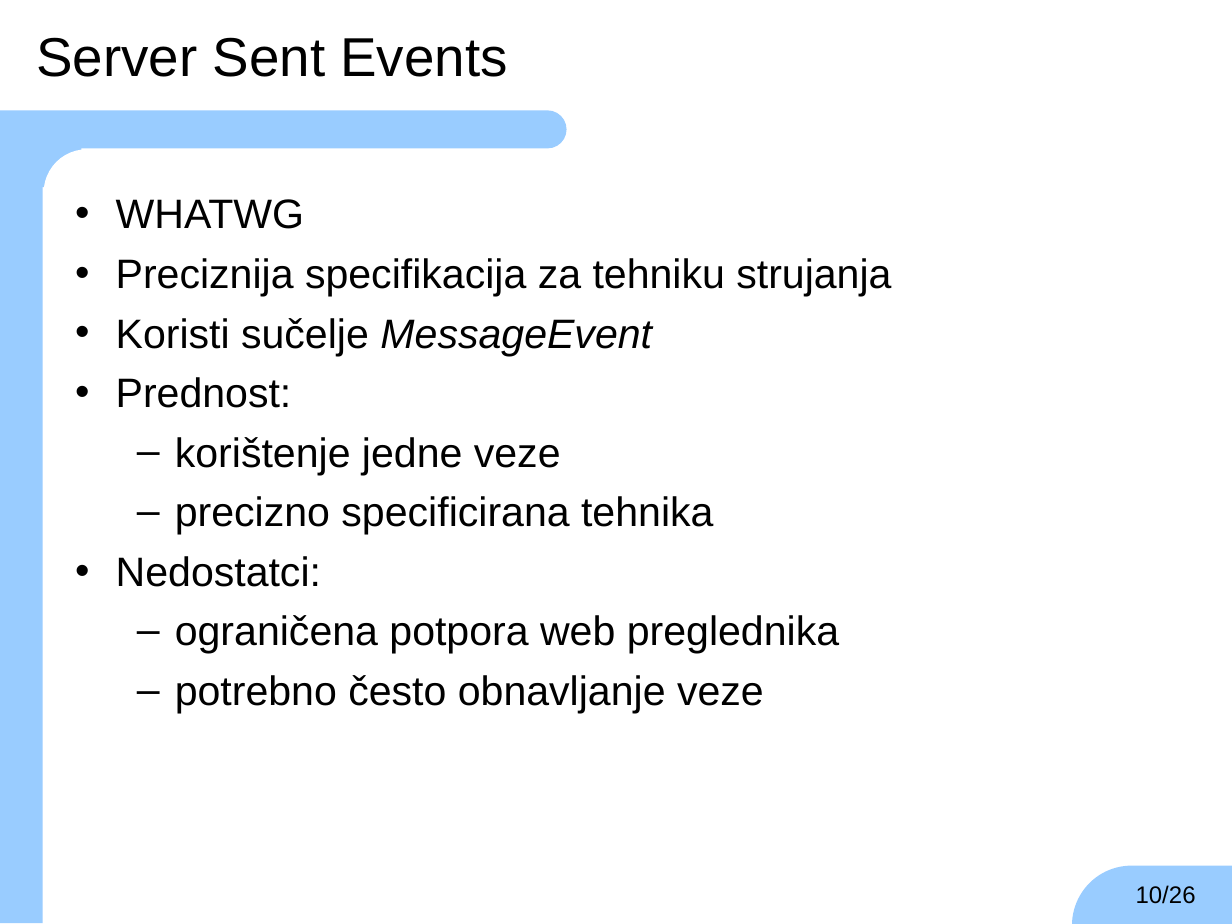
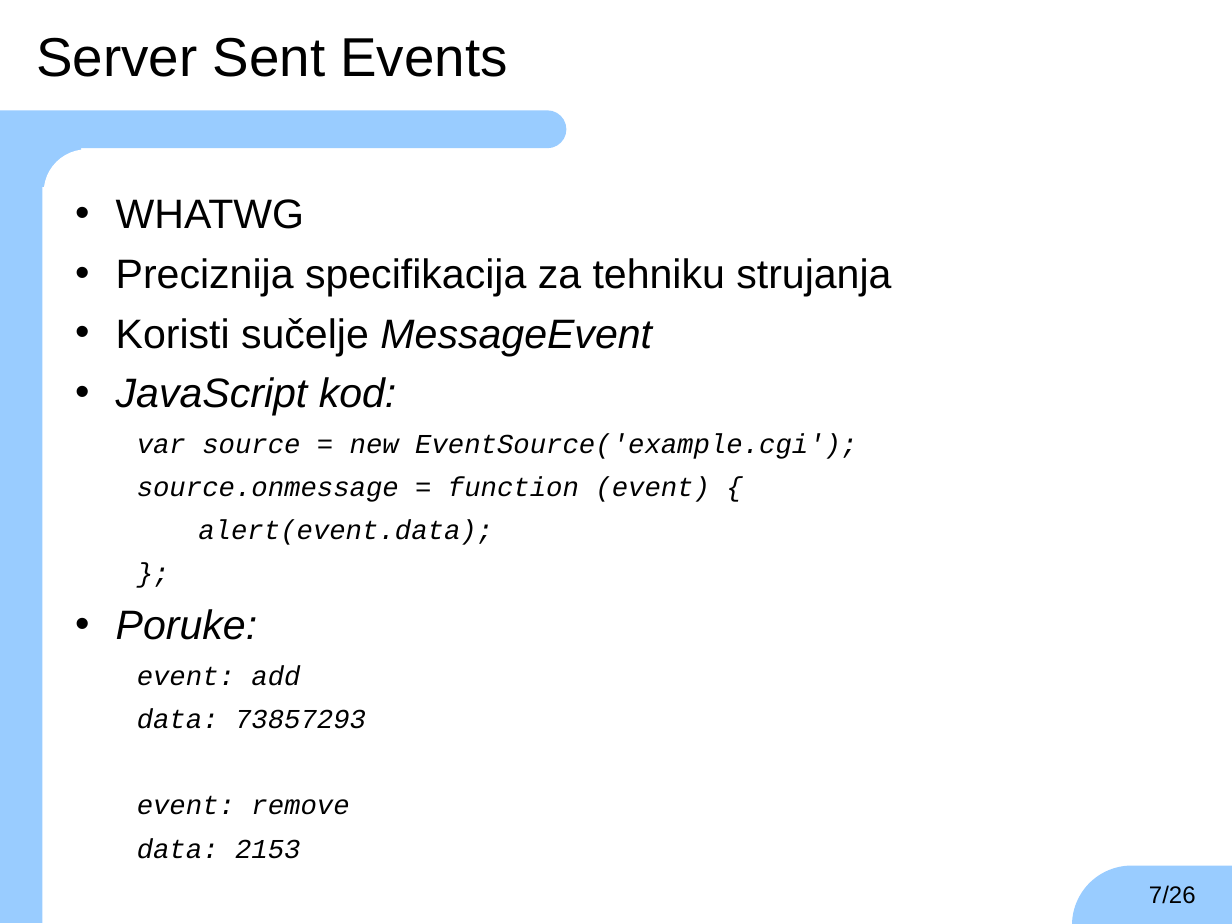
Before and after one commit to TheKarlo95/ZavrsniRad, a slide deck: slide 7 of zr-prezentacija-karlo-vrbic.ppt (slide 10 before the commit). Drawn at 1232x924 pixels with LibreOffice and Linux fonts; fonts in the diff are those of the drawing; background and template pictures are left out. Boxes give left, top, right and bottom in pixels: in the first picture for what was removed or moved away, otherwise in the second. Text is boxed around its words. In the diff, an @@ line names an element or a change of style, - is before the commit and + after.

```diff
--- a/zr-prezentacija-karlo-vrbic.ppt
+++ b/zr-prezentacija-karlo-vrbic.ppt
@@ text at bbox=[116, 377, 857, 859]: text changed; size 24 to 16 pt; font Arial to Courier New; italic on @@
-• Prednost:
-  – korištenje jedne veze
-  – precizno specificirana tehnika
-• Nedostatci:
-  – ograničena potpora web preglednika
-  – potrebno često obnavljanje veze
+• JavaScript kod:
+var source = new EventSource('example.cgi');
+source.onmessage = function (event) {
+alert(event.data);
+};
+• Poruke:
+event: add
+data: 73857293
+event: remove
+data: 2153
@@ page number at bbox=[1149, 885, 1196, 904]: text changed @@
-10/26
+7/26
```
Also in this commit, not shown: 4 other slides changed, 1 slide added, 3 slides removed, 4 other files.
